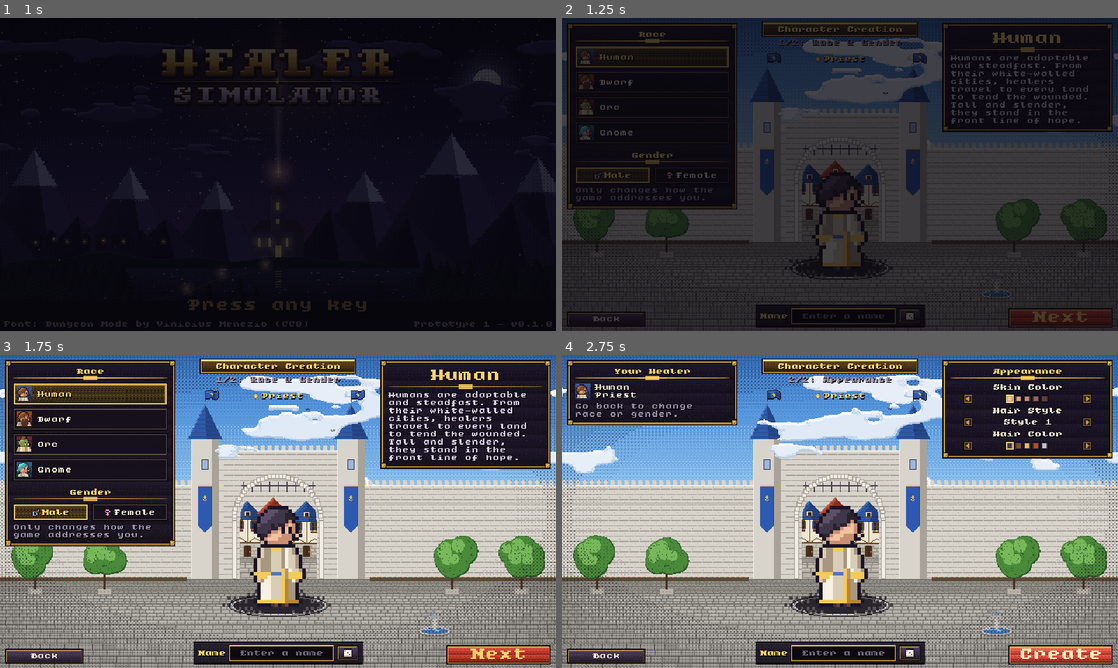
Above: before the commit, frames 1-4 (two rows, left to right).
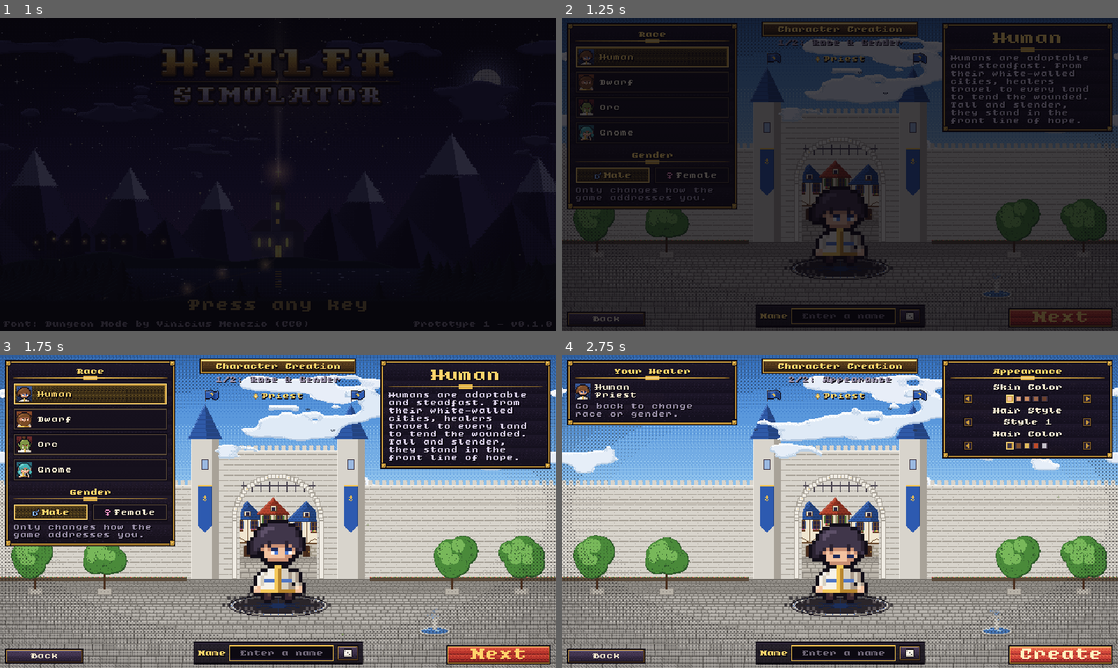
Above: after the commit, the same moments.

Repository: milchinien/Healer-Simulator
Game: Godot game, scene res://src/scenes/boot/boot.tscn
The game is run twice, just before and just after one commit, with the same random seed, the same clock (stepped at 60 frames per second) and the same inputs.
Inputs (mouse positions are in pixels of both pictures, inside the frame that each line leads up to):
- Up to frame 1 (1 s): tap Enter (ui_accept) at 0.5, 0.77 s; move the mouse to (400, 158) at 0.52 s; hold Up (ui_up) from 0.53 s (still down); tap Delete at 0.6 s; click (400, 158) at 0.67 s
- Up to frame 2 (1.25 s): keep holding Up (ui_up)
- Up to frame 3 (1.75 s): release Up (ui_up) at 1.25 s; click "Next" at 1.25 s
- Up to frame 4 (2.75 s): click "Next" at 2 s

Frame 1 is identical in both runs. In frame 2, 1.6% of the frame differs, in the area x 3-55%, y 10-80%; in frame 3, 2.8%, in the area x 3-55%, y 10-81%; in frame 4, 2.6%.

Commit message:
Figuren im Chibi-Stil nach Referenzbild
- Neu von Hand gezeichnete Vorlagen: grosser Kopf, kleiner Koerper, klare dunkle Kontur,
  grosse Augen (2 px, farbige Iris, Glanzpunkt), 3/4-Ansicht leicht nach rechts
- Je Rasse eigenes Gesicht (Zwergennase, Orc-Hauer, Gnomenohren) und 3 Frisuren/Baerte,
  Haut- und Haarfarbe weiter frei waehlbar (Palettentausch)
- Priesterrobe und Kriegerruestung je Rasse, Helme fuer Krieger
- Eigene Ebene mit geschlossenen Augen fuers Blinzeln; Idle (8 Frames) und Zauber-Pose (10 Frames)

Co-Authored-By: Claude Opus 5.5 (1M context) <noreply@anthropic.com>

Diff:
--- a/prototypen/p01_charakter_menue/data/characters.json
+++ b/prototypen/p01_charakter_menue/data/characters.json
@@ -8,6 +8,7 @@
   "skin",
   "outfit",
   "eyes",
+  "eyes_closed",
   "hair",
   "gear"
  ],
@@ -15,7 +16,7 @@
   "idle": {
    "start": 0,
    "count": 8,
-   "fps": 7,
+   "fps": 6,
    "loop": true
   },
   "cast": {
@@ -25,7 +26,7 @@
    "loop": false
   }
  },
- "outline": "#1b1424",
+ "outline": "#120e18",
  "races": [
   "human",
   "dwarf",
--- a/prototypen/p01_charakter_menue/src/render/character_view.gd
+++ b/prototypen/p01_charakter_menue/src/render/character_view.gd
@@ -1,6 +1,6 @@
 class_name CharacterView
 extends Node2D
-## Animierte Pixel-Figur aus 5 Ebenen (Haut, Kleidung, Augen, Haare, Helm/Effekte).
+## Animierte Pixel-Figur aus 6 Ebenen (Haut, Kleidung, Augen offen/zu, Haare, Helm/Effekte).
 ## Animationen aus data/characters.json: "idle" (Schleife) und "cast" (einmalig, danach idle).
 ## Blinzeln: Die Augen-Ebene wird waehrend idle zufaellig kurz ausgeblendet.
 ## Der Ursprung liegt zwischen den Fuessen; die Figur wird ganzzahlig skaliert (scale = 3 usw.).
@@ -34,7 +34,7 @@
 func _init() -> void:
 	var cj := GameData.chars_json()
 	_fs = GameData.frame_size()
-	_rows = cj.get("layers", ["skin", "outfit", "eyes", "hair", "gear"])
+	_rows = cj.get("layers", ["skin", "outfit", "eyes", "eyes_closed", "hair", "gear"])
 	_anims = cj.get("anims", {"idle": {"start": 0, "count": 1, "fps": 1, "loop": true}})
 	_shadow = Sprite2D.new()
 	_shadow.texture = load("res://assets/gfx/fx/shadow.png")
@@ -49,6 +49,7 @@
 		mat.set_shader_parameter("swap", row == "skin" or row == "hair")
 		mat.set_shader_parameter("c0", GameData.outline_color())
 		s.material = mat
+		s.visible = row != "eyes_closed"
 		_materials[row] = mat
 		_sprites[row] = s
 		add_child(s)
@@ -154,5 +155,8 @@
 					_blink_in = 0.25
 	else:
 		_blink_left = 0.0
+	var blinking := _blink_left > 0.0
 	if _sprites.has("eyes"):
-		_sprites["eyes"].visible = _blink_left <= 0.0
+		_sprites["eyes"].visible = not blinking
+	if _sprites.has("eyes_closed"):
+		_sprites["eyes_closed"].visible = blinking
Binary file changed: prototypen/p01_charakter_menue/assets/gfx/chars/dwarf_priest_0.png
Binary file changed: prototypen/p01_charakter_menue/assets/gfx/chars/dwarf_priest_1.png
Binary file changed: prototypen/p01_charakter_menue/assets/gfx/chars/dwarf_priest_2.png
Binary file changed: prototypen/p01_charakter_menue/assets/gfx/chars/dwarf_warrior_0.png
Binary file changed: prototypen/p01_charakter_menue/assets/gfx/chars/dwarf_warrior_1.png
Binary file changed: prototypen/p01_charakter_menue/assets/gfx/chars/dwarf_warrior_2.png
Binary file changed: prototypen/p01_charakter_menue/assets/gfx/chars/gnome_priest_0.png
Binary file changed: prototypen/p01_charakter_menue/assets/gfx/chars/gnome_priest_1.png
Binary file changed: prototypen/p01_charakter_menue/assets/gfx/chars/gnome_priest_2.png
Binary file changed: prototypen/p01_charakter_menue/assets/gfx/chars/gnome_warrior_0.png
Binary file changed: prototypen/p01_charakter_menue/assets/gfx/chars/gnome_warrior_1.png
Binary file changed: prototypen/p01_charakter_menue/assets/gfx/chars/gnome_warrior_2.png
(and 19 more such lines)
